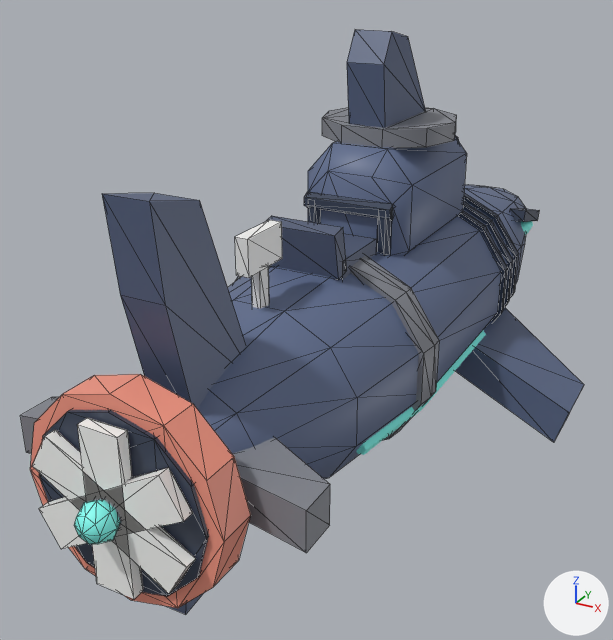
The glTF model art/subs/MidnightHunter/MidnightHunter.glb as it was, and as the next commit left it.
The view is the same before and after, from a 50 mm lens placed at (17.4, -38.6, 18.4), pointed at (-1.9, -3.5, 0.8). Lighting does not change. The marker at lower right points along +X, +Y and +Z. The picture after the commit comes second. Mesh edges are drawn as thin lines on the coarser meshes. Vertices at exactly the same position are counted once.

The older version as bpy lines, for what is in view:
```python
me_hull_glow = bpy.data.meshes.new('Hull_Glow')
me_hull_glow.from_pydata(...)  # 184 vertices, 340 faces; spans x -5.4..5.4, y -10.0..16.9, z -1.7..9.1
me_hull_glow.materials.append(mat_defaultmaterial_001)
me_prop = bpy.data.meshes.new('Prop')
me_prop.from_pydata(...)  # 40 vertices, 64 faces; spans x -3.28..3.28, y -21.2..-19.4, z -2.6..4.0
me_prop.materials.append(mat_defaultmaterial_003)
me_prop_glow = bpy.data.meshes.new('Prop_Glow')
me_prop_glow.from_pydata(...)  # a UV sphere (8 segments, 4 rings, poles along y) spanning x -0.8..0.8, y -22.15..-20.55, z -0.1..1.5
me_prop_glow.materials.append(mat_defaultmaterial_004)
ob_hull_glow = bpy.data.objects.new('Hull_Glow', me_hull_glow)
ob_hull_glow.location = (0.0, 0.0, 0.0)
ob_prop = bpy.data.objects.new('Prop', me_prop)
ob_prop.location = (0.0, 0.0, 0.0)
ob_prop_glow = bpy.data.objects.new('Prop_Glow', me_prop_glow)
ob_prop_glow.location = (0.0, 0.0, 0.0)
# also in view: 'Seat' at (0.0, -4.9, 6.0); 'Hull' at (0.0, 1.2, 3.9)
```
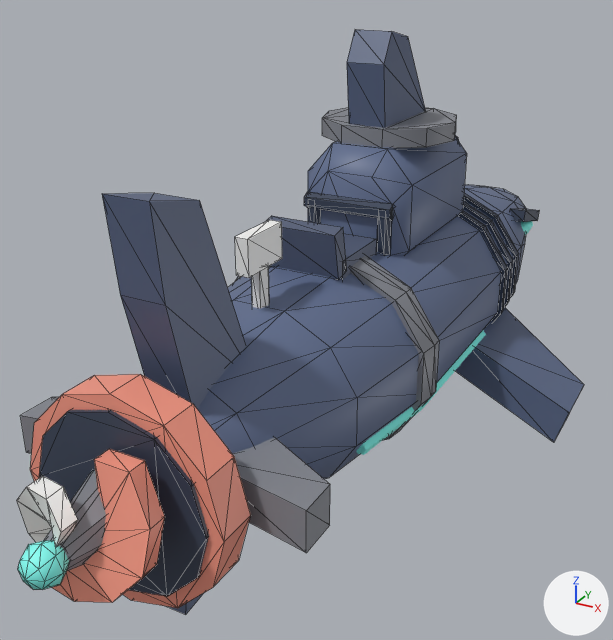
Pixel boxes (x1, y1, x2, y2) of what changed, in the pictures (613 x 640 px):
'Prop', reshaped (10% narrower, 15% shorter): before (32, 418, 196, 599); after (17, 449, 165, 602)
'Prop_Glow', moved: before (74, 500, 120, 544); after (18, 540, 69, 590)
part 1 of me_prop, added: after (43, 471, 106, 571)
part 2 of me_prop, added (pink): after (52, 449, 165, 602)
part 3 of me_prop, added: after (17, 476, 78, 546)
part 4 of me_prop, deleted: before (32, 429, 196, 594)
part 5 of me_prop, deleted: before (77, 418, 143, 599)

What the commit changed:
me_prop is used by ob_prop; location (0.0, 0.0, 0.0).
me_prop had 40 vertices, 64 faces and spanned x -3.28..3.28, y -21.2..-19.4, z -2.6..4.0.
me_prop now has 72 vertices, 132 faces and spans x -2.78..2.78, y -23.75..-19.5, z -1.99..3.39.
me_prop part 1: a new loose piece, an 8-sided cut cone along y (radius 0.5 at the low end, 1.75 at the high end) spanning x -1.75..1.75, y -23.75..-19.5, z -1.05..2.45, in mat_defaultmaterial_003.
me_prop part 2: a new loose piece of 28 vertices spanning x -0.56..2.78, y -23.52..-20.48, z -1.2..3.39, in mat_defaultmaterial_003.
me_prop part 3: a new loose piece of 28 vertices spanning x -2.78..0.56, y -23.52..-20.48, z -1.99..2.6, in mat_defaultmaterial_003.
me_prop part 4: 32 vertices removed from x -3.28..3.28, y -21.2..-19.4, z -1.69..3.09.
me_prop part 5: 8 vertices removed from x -0.85..0.85, y -20.95..-20.45, z -2.6..4.0.
me_prop_glow is used by ob_prop_glow; location (0.0, 0.0, 0.0).
me_prop_glow had 26 vertices, 48 faces and spanned x -0.8..0.8, y -22.15..-20.55, z -0.1..1.5.
me_prop_glow now has 26 vertices, 48 faces and spans x -0.8..0.8, y -24.65..-23.05, z -0.1..1.5.
me_prop_glow part 6: the whole mesh is moved by (0.0, -2.5, 0.0).
